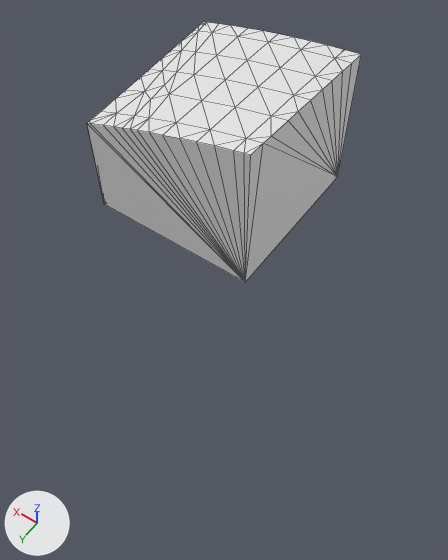
The glTF model assets/terrain/surface_pieces/surf_3_35.glb: old version first, new version second.
Rendered twice from a 50 mm camera at (-100.41, -56.47, -17.0) aimed at (-91.18, -69.38, -37.29). Lighting does not change. The marker at lower left points along +X, +Y and +Z. The older version comes first. Mesh edges are drawn as thin lines. Where no turn or scale is listed for an object, it has been applied to the vertices.

Objects in the first picture: 'geometry_0'.
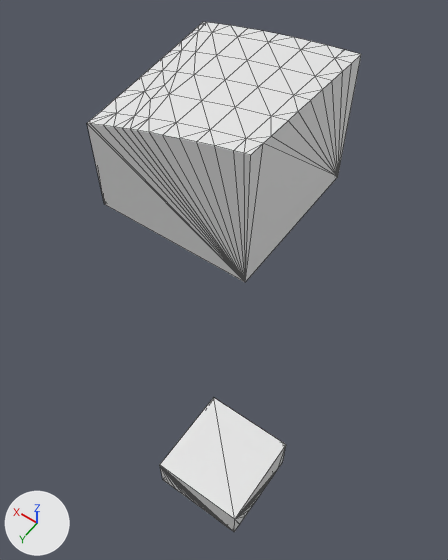
What the commit changed:
Mesh me_layer_5 is new.
It has 73 vertices, 142 faces and spans x -95.0..-90.0, y -70.0..-65.0, z -52.53..-50.0.
Object 'layer_5' (ob_layer_5) is new; it shows me_layer_5.
Its location is (0.0, 0.0, 0.0).

What differs and where, as boxes (x1, y1, x2, y2) in the pictures (448 x 560 px):
'layer_5', added
    after: (160, 398, 286, 532)
